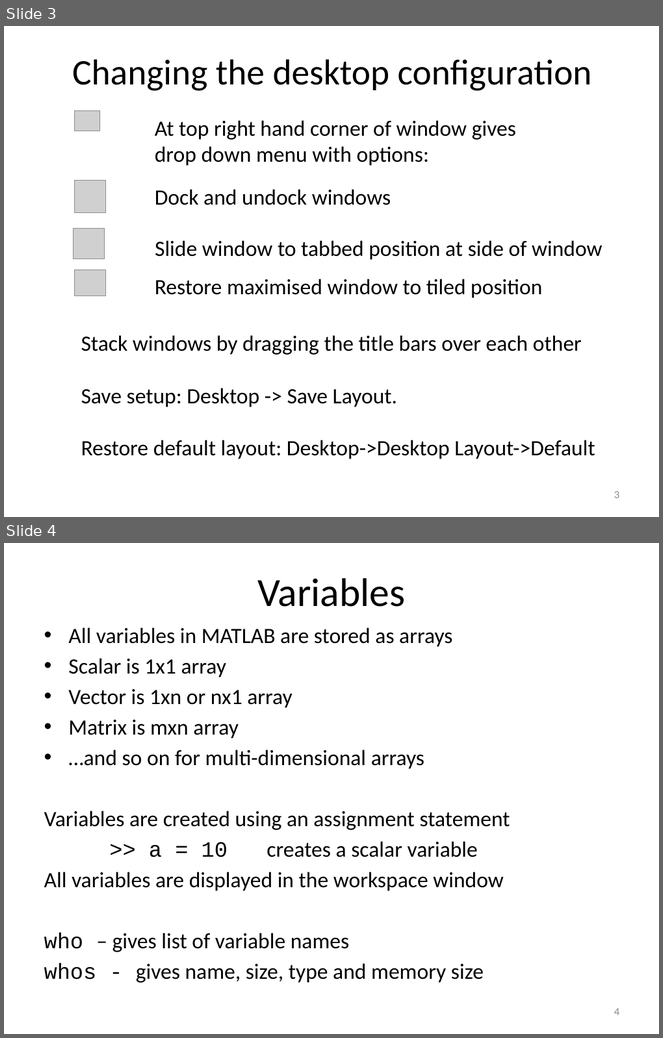
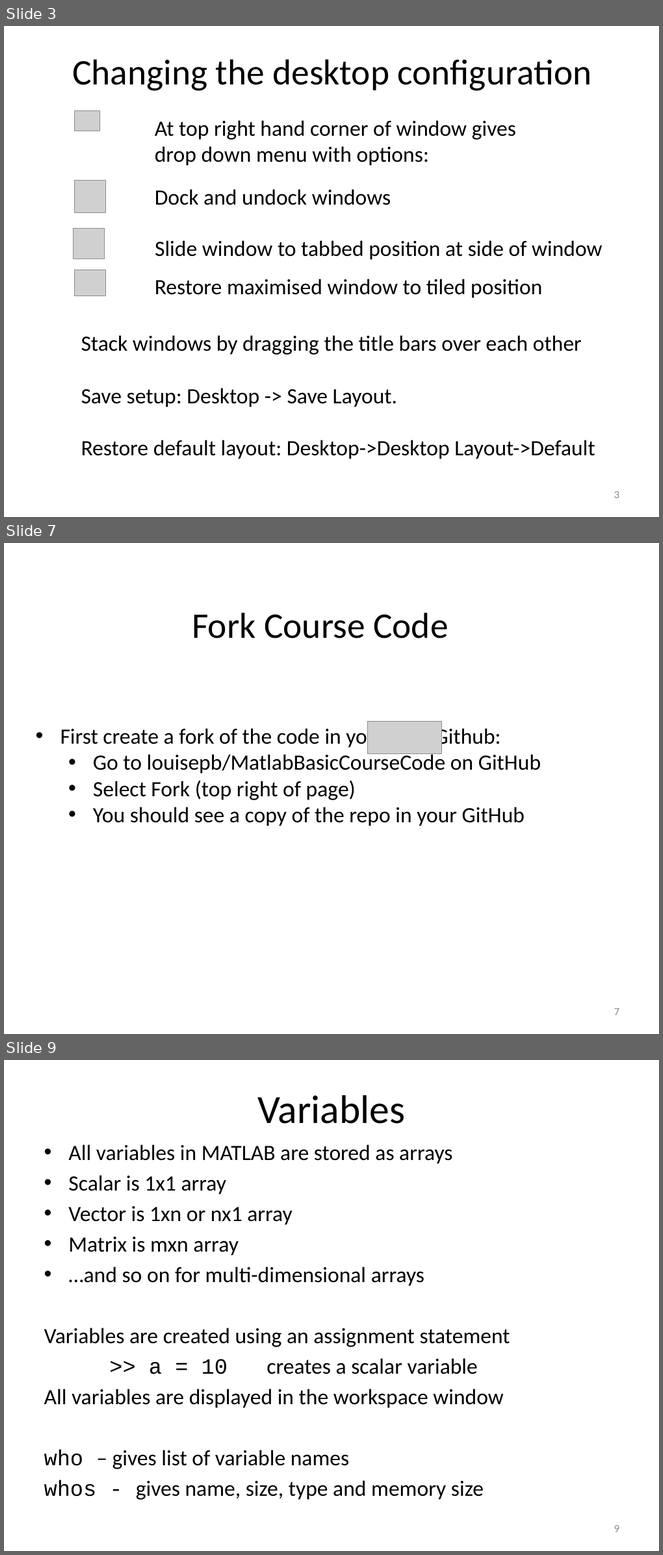
Before and after one commit to louisepb/MatlabBasicCourse, a slide deck: Introduction to MATLAB for Engineers.pptx. Shown one above the other, each under a label of ours: slides 3 and 4 before the commit, slides 3, 7 and 9 after it; the slides between them are not shown. The pictures are 663x1038 and 663x1555 pixels, drawn with LibreOffice and Linux fonts; fonts in the diff are those of the drawing; grey boxes stand for pictures. Boxes give left, top, right and bottom in pixels: in the first picture for what was removed or moved away, otherwise in the second. Text is boxed around its words. In the diff, an @@ line names an element or a change of style, - is before the commit and + after.

```diff
--- a/Introduction to MATLAB for Engineers.pptx
+++ b/Introduction to MATLAB for Engineers.pptx
@@ slide 7 added at (4,543,659,1034), background #FFFFFF @@
@@ title added at (192,613,448,639), 39.6 pt, text #000000 @@
+Fork Course Code
@@ text added at (61,726,541,826), 24 pt, text #000000 @@
+• First create a fork of the code in your own Github:
+  • Go to louisepb/MatlabBasicCourseCode on GitHub
+  • Select Fork (top right of page)
+  • You should see a copy of the repo in your GitHub
@@ picture added at (367,722,442,754) @@
@@ page number added at (614,1008,620,1016), 12 pt, text #8C8C8C @@
+7
@@ what was slide 4 is now slide 9 @@
@@ page number at (614,1525,620,1533): text changed @@
-4
+9
```
Also in this commit, not shown: 4 other slides added, 3 other files.
